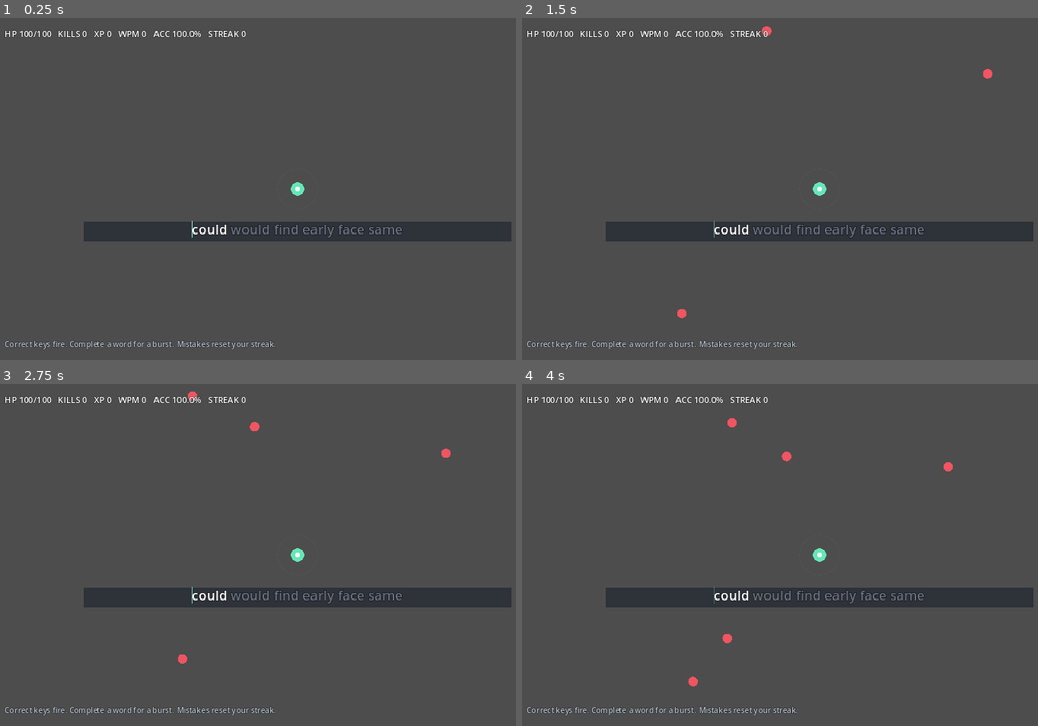
Above: before the commit, frames 1-4 (two rows, left to right).
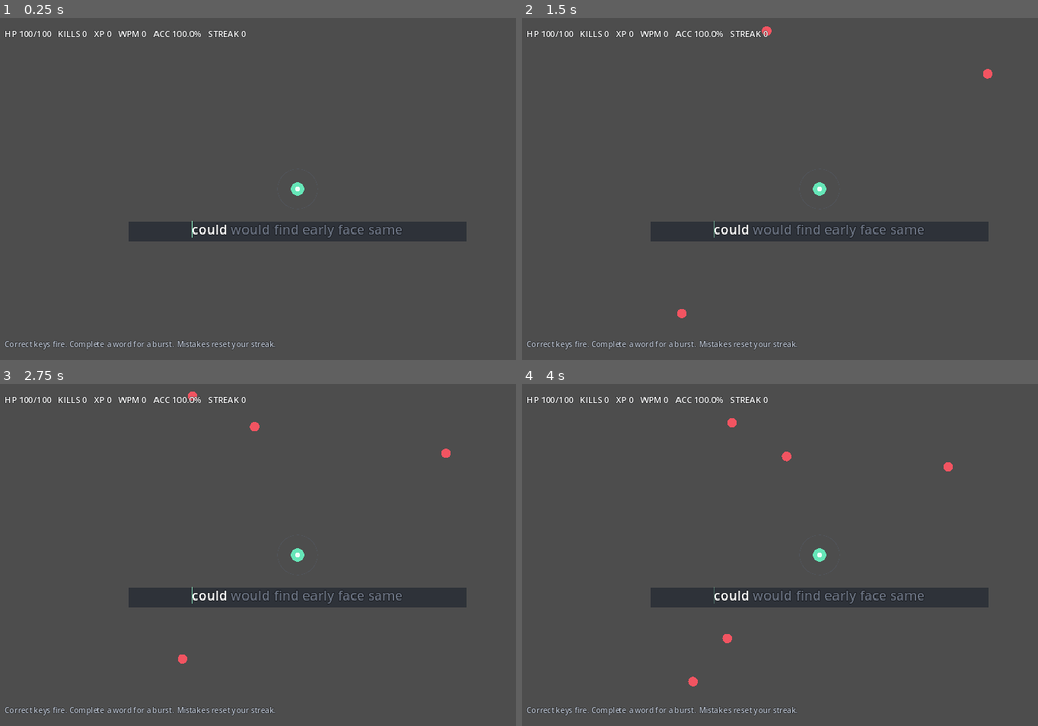
Above: after the commit, the same moments.

Repository: jlcuenca00/typing-roguelite
Game: Godot game, scene res://scenes/Main.tscn
Two runs of this game, one before a commit and one after it. Both use one fixed random seed, a clock stepped at 60 frames per second and the inputs below.
Inputs:
- Up to frame 1 (0.25 s): no input
- Up to frame 2 (1.5 s): tap Enter at 0.5 s
- Up to frame 3 (2.75 s): tap Space at 2 s
- Up to frame 4 (4 s): no input

The runs differ from the first frame. In frame 1, 1.0% of the frame differs, in the area x 16-100%, y 59-66%; in frame 2, 1.0%; in frame 3, 1.0%; in frame 4, 1.0%.

Commit message:
ui: narrow centered typing box

Diff:
--- a/game/scenes/Main.tscn
+++ b/game/scenes/Main.tscn
@@ -8,17 +8,17 @@
 [node name="HUD" type="CanvasLayer" parent="."]
 
 [node name="TypingBackdrop" type="ColorRect" parent="HUD"]
-offset_left = 190.0
+offset_left = 285.0
 offset_top = 429.0
-offset_right = 1090.0
+offset_right = 995.0
 offset_bottom = 470.0
 mouse_filter = 2
 color = Color(0.145, 0.165, 0.2, 0.78)
 
 [node name="TypingPanel" type="RichTextLabel" parent="HUD"]
-offset_left = 190.0
+offset_left = 285.0
 offset_top = 424.0
-offset_right = 1090.0
+offset_right = 995.0
 offset_bottom = 500.0
 bbcode_enabled = true
 fit_content = true
